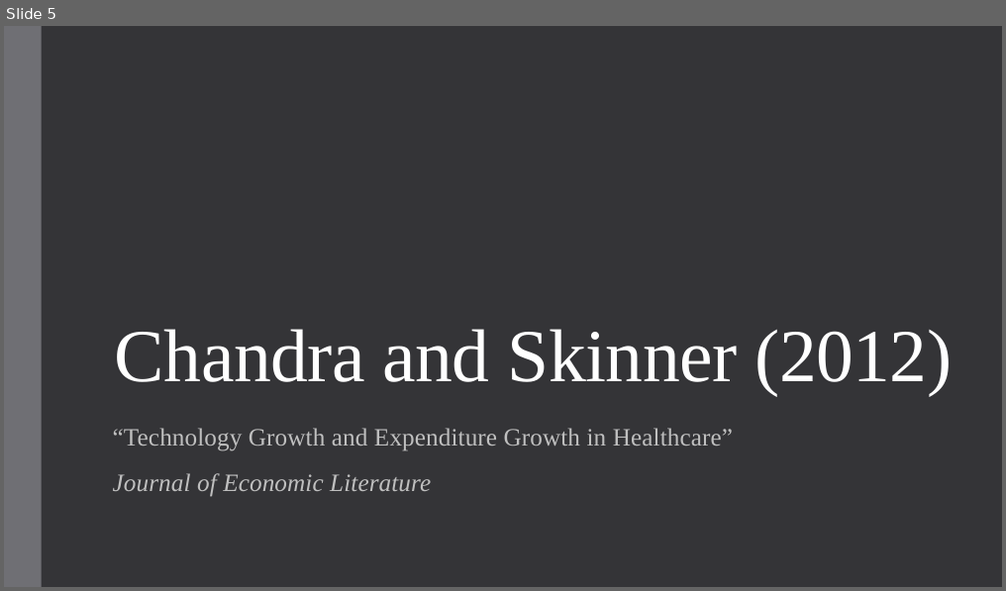
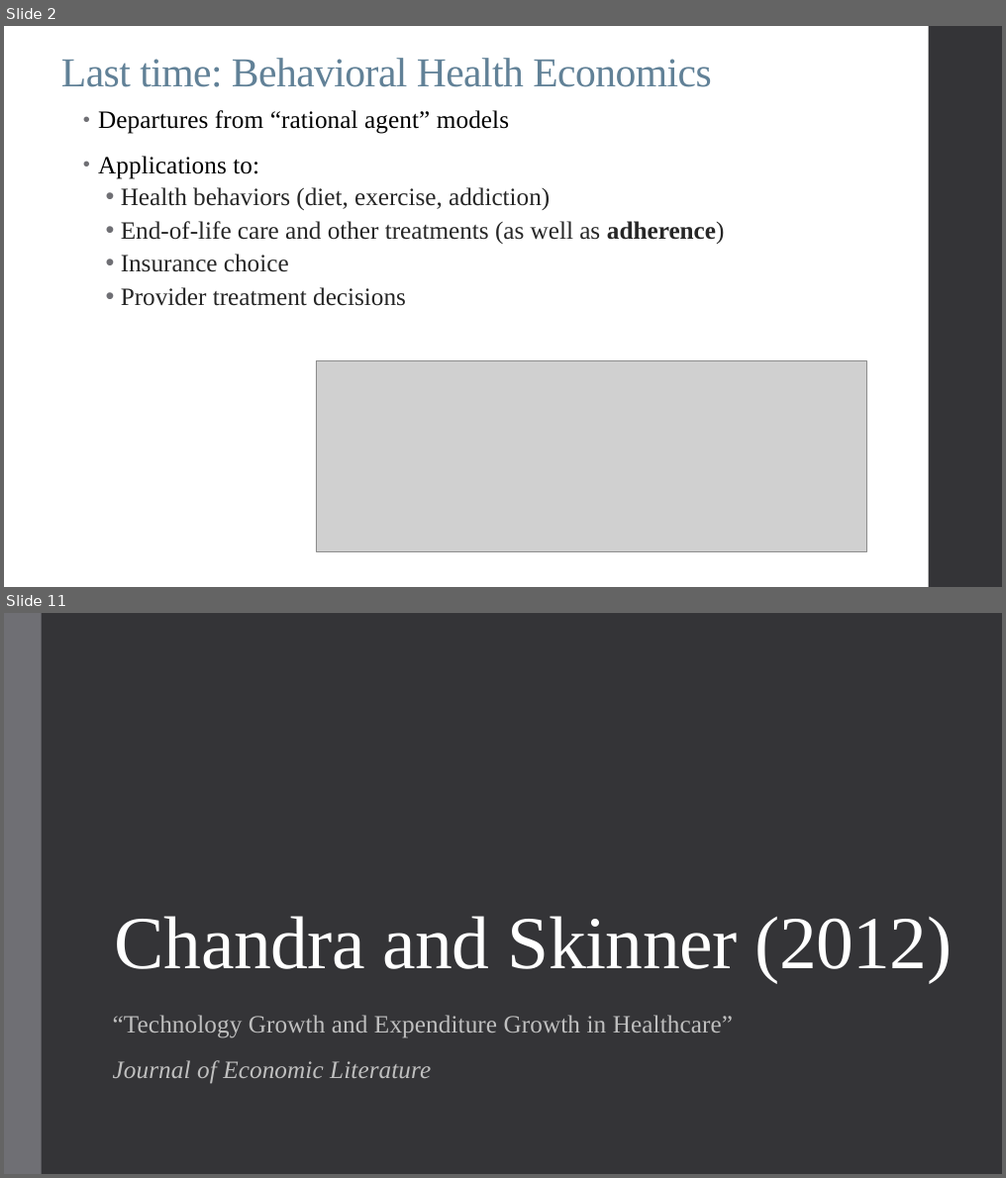
Before and after one commit to alex-hoagland/HAD6750H, a slide deck: Lecture11_Innovation/L11Slides_Innovation_2023W.pptx. Shown one above the other, each under a label of ours: slide 5 before the commit, slides 2 and 11 after it; the slides between them are not shown. The pictures are 1006x591 and 1006x1178 pixels, drawn with LibreOffice and Linux fonts; fonts in the diff are those of the drawing; grey boxes stand for pictures. Boxes give left, top, right and bottom in pixels: in the first picture for what was removed or moved away, otherwise in the second. Text is boxed around its words. In the diff, an @@ line names an element or a change of style, - is before the commit and + after.

```diff
--- a/Lecture11_Innovation/L11Slides_Innovation_2023W.pptx
+++ b/Lecture11_Innovation/L11Slides_Innovation_2023W.pptx
@@ slide 2 added at (4, 26, 1002, 587), background #FFFFFF @@
@@ rectangle added at (929, 26, 1002, 587), fill #353537 @@
@@ title added at (61, 58, 711, 87), 39.6 pt, text #618197 @@
+Last time: Behavioral Health Economics
@@ text added at (98, 110, 725, 306), 24 pt, text #262626 @@
+• Departures from “rational agent” models
+• Applications to:
+  • Health behaviors (diet, exercise, addiction)
+  • End-of-life care and other treatments (as well as adherence)
+  • Insurance choice
+  • Provider treatment decisions
@@ picture added at (316, 362, 866, 553) @@
@@ what was slide 5 is now slide 11 @@
```
Also in this commit, not shown: 1 slide changed, 44 other slides added, 5 slides removed.
